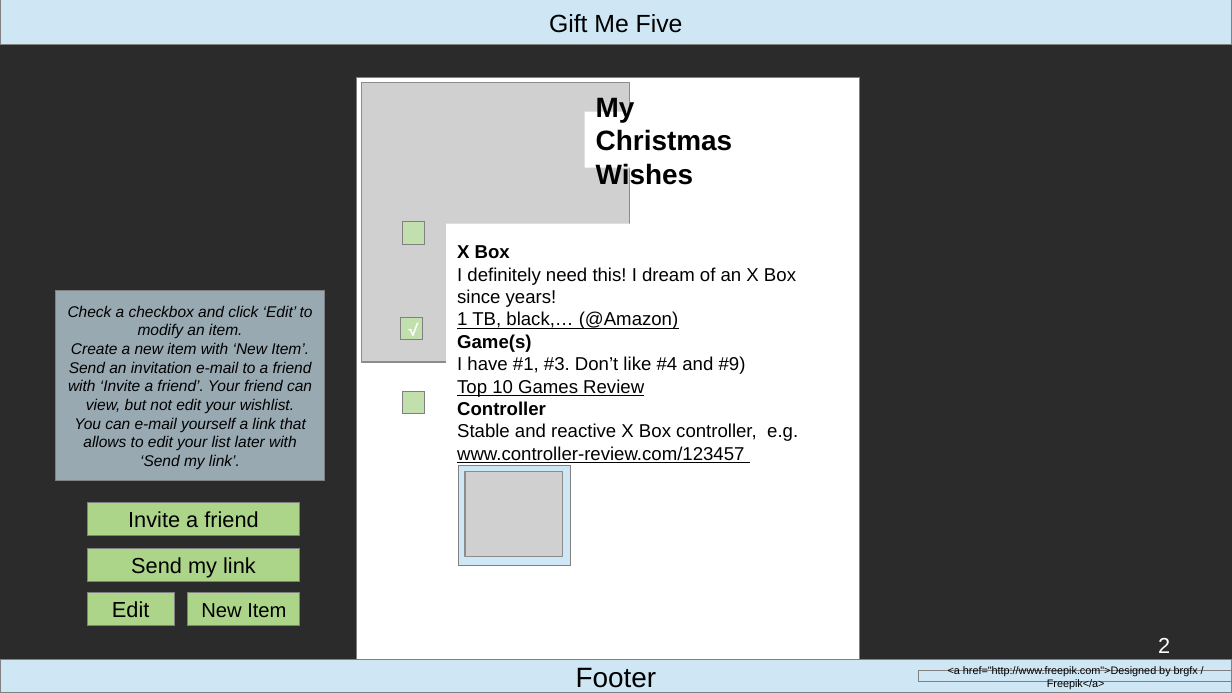
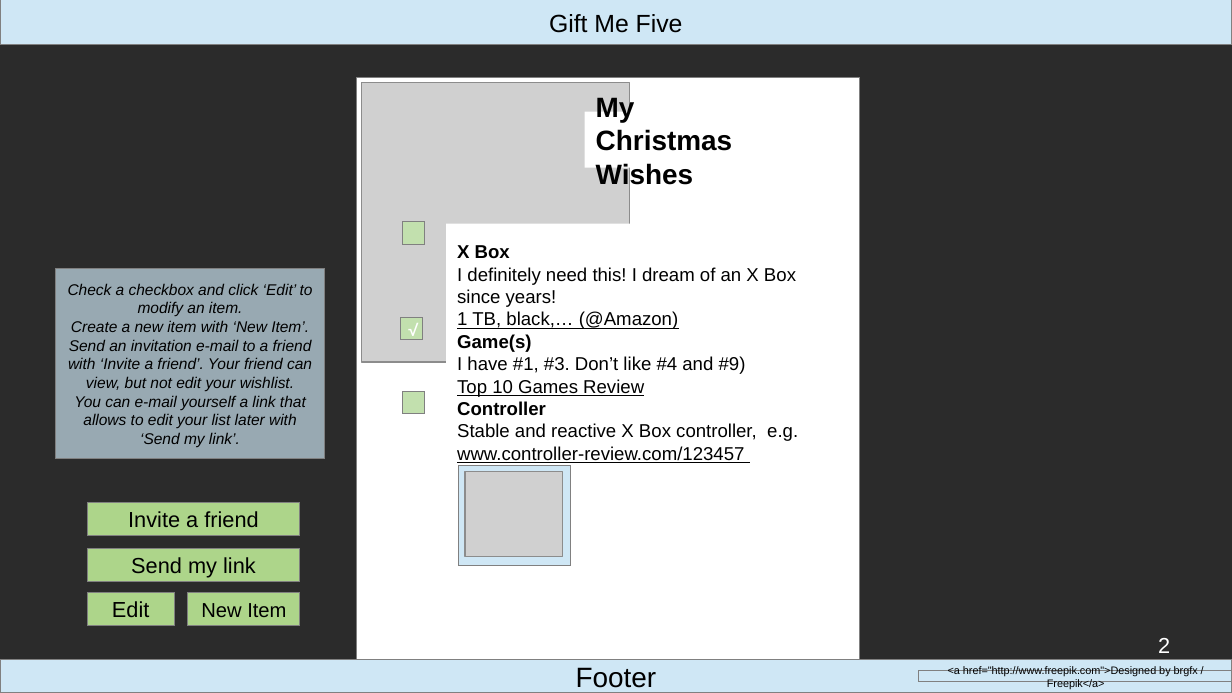
Before and after one commit to WCS-Java-Training-Bonn-2019/gift-me-five, a slide deck: slide 2 of files/mock_up.odp. Drawn at 1232x693 pixels with LibreOffice and Linux fonts; fonts in the diff are those of the drawing; grey boxes stand for pictures; background and template pictures are left out; a plain dark background stands for a picture behind light text. Boxes give left, top, right and bottom in pixels: in the first picture for what was removed or moved away, otherwise in the second. Text is boxed around its words. In the diff, an @@ line names an element or a change of style, - is before the commit and + after.

```diff
--- a/files/mock_up.odp
+++ b/files/mock_up.odp
@@ rectangle "Check a checkbox and click ..." moved from (x1=56, y1=291, x2=324, y2=481) to (x1=56, y1=268, x2=324, y2=458) @@
```
Also in this commit, not shown: 1 other slide changed, 1 other file.
